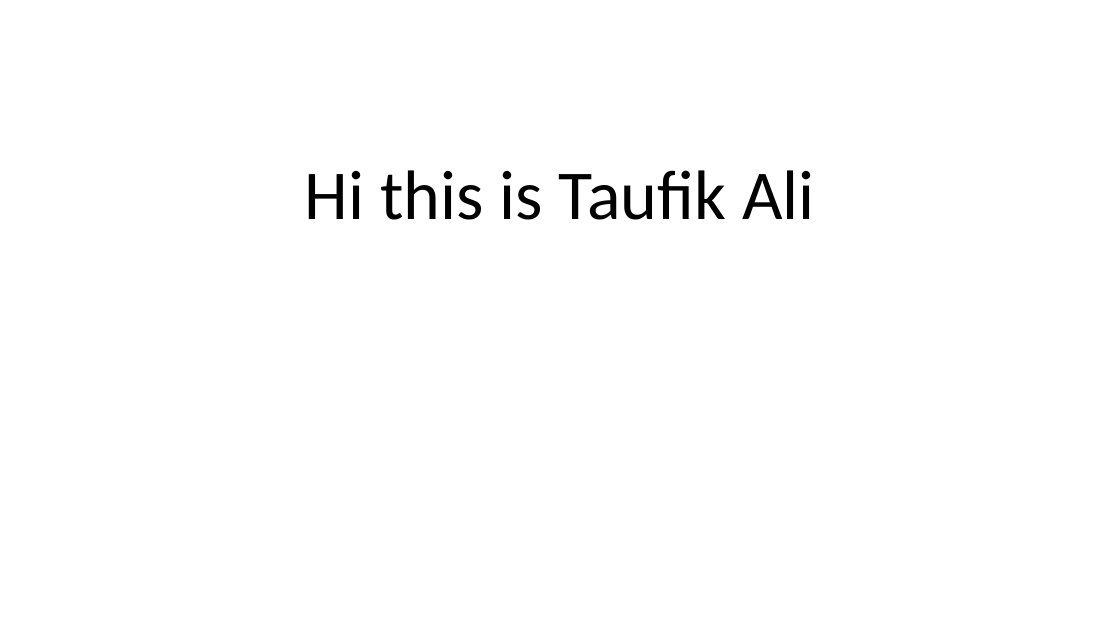
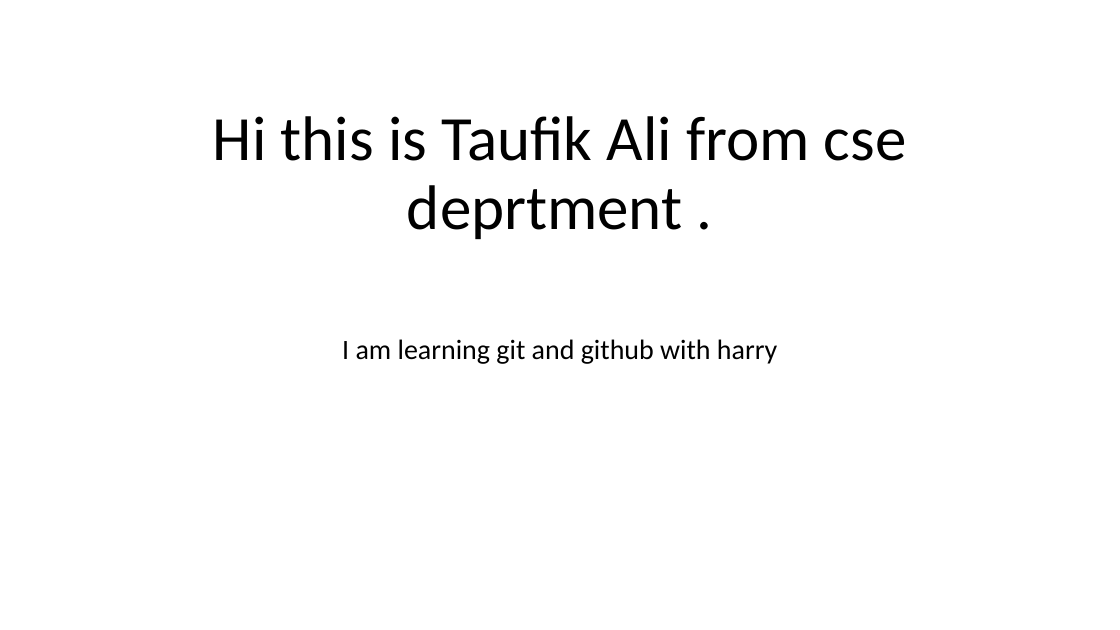
Before and after one commit to Taufik-Nitp/C-Program, a slide deck: slide 1 of New Microsoft PowerPoint Presentation.pptx. Drawn at 1120x630 pixels with LibreOffice and Linux fonts; fonts in the diff are those of the drawing. Boxes give left, top, right and bottom in pixels: in the first picture for what was removed or moved away, otherwise in the second. Text is boxed around its words. In the diff, an @@ line names an element or a change of style, - is before the commit and + after.

```diff
--- a/New Microsoft PowerPoint Presentation.pptx
+++ b/New Microsoft PowerPoint Presentation.pptx
@@ title at (213, 116, 907, 239): text changed; size 60 to 54 pt @@
-Hi this is Taufik Ali
+Hi this is Taufik Ali from cse deprtment .
@@ subtitle added at (342, 339, 777, 364), 24 pt, text #000000 @@
+I am learning git and github with harry
```
Also in this commit, not shown: 1 other file.
